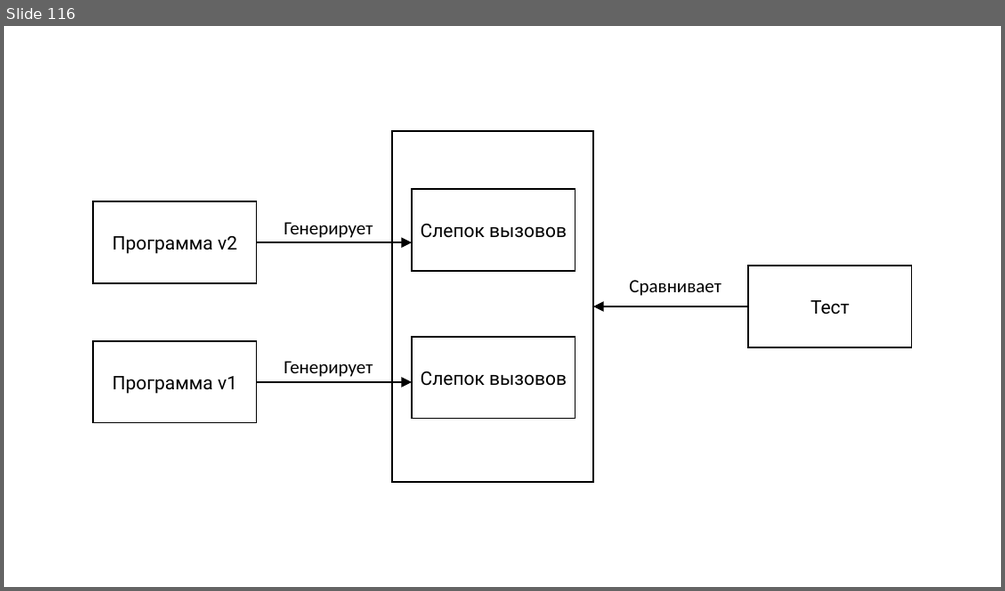
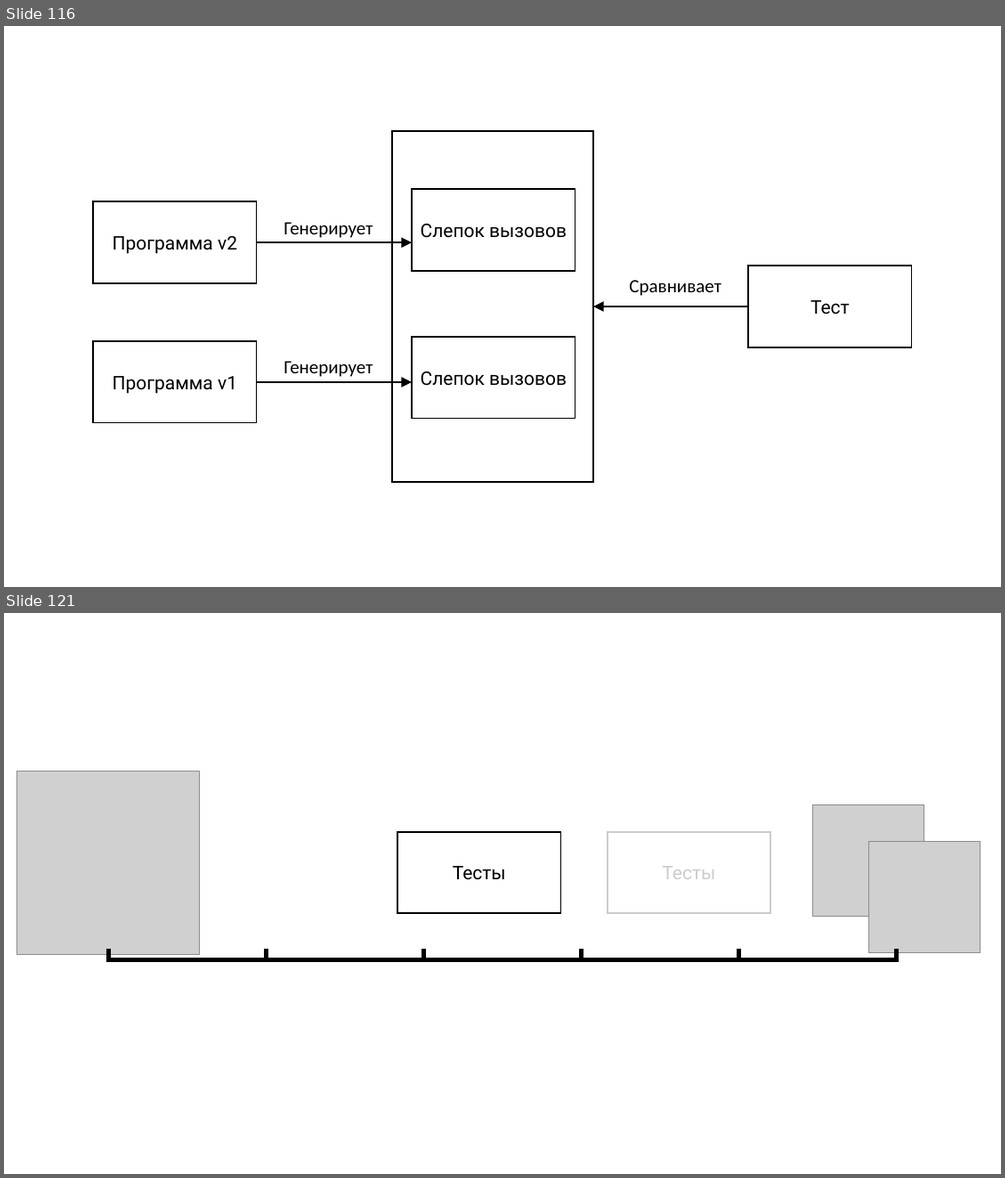
Before and after one commit to rkhaimov/brain-gym, a slide deck: Презентация.pptx. Shown one above the other, each under a label of ours: slide 116 before the commit, slides 116 and 121 after it; the slides between them are not shown. The pictures are 1005x591 and 1005x1178 pixels, drawn with LibreOffice and Linux fonts; fonts in the diff are those of the drawing; grey boxes stand for pictures. Boxes give left, top, right and bottom in pixels: in the first picture for what was removed or moved away, otherwise in the second. Text is boxed around its words. In the diff, an @@ line names an element or a change of style, - is before the commit and + after.

```diff
--- a/Презентация.pptx
+++ b/Презентация.pptx
@@ slide 121 added at box(4, 613, 1001, 1174), background #FFFFFF @@
@@ picture added at box(16, 771, 200, 955) @@
@@ rectangle added at box(596, 807, 778, 918), fill #FFFFFF at 80% opacity @@
@@ picture added at box(812, 804, 923, 916) @@
@@ rectangle added at box(397, 832, 560, 914), fill #FFFFFF, outline #000000 1.5 pt, 18 pt, text #000000 @@
+Тесты
@@ rectangle added at box(607, 832, 770, 914), fill #FFFFFF, outline #000000 1.5 pt, 18 pt, text #000000 @@
+Тесты
@@ picture added at box(868, 841, 979, 952) @@
@@ group added at box(106, 949, 898, 962): 18 lines @@
```
Also in this commit, not shown: 1 slide changed, 4 other slides added, 1 other file.
